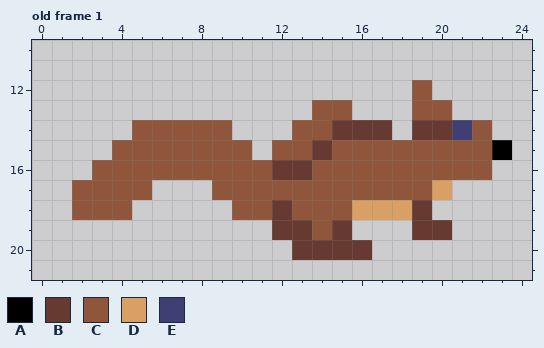
A pixel-art file gets an edit: resources/sprites/Squirrel-idle.aseprite. The picture above was drawn from the file before the commit.
32x32 pixels, 5 frames. Shown: old frame 1: x 0..24, y 10..21. The commit also changed other frames, which this record leaves out.
Palette (. is transparent): A #000000  B #663931  C #8f563b  D #d9a066  E #3f3f74
Pixels before, old frame 1, first column x 2:
12 .................C....
13 ............CC...CC...
14 ...CCCCC...CCBBB.BBEC.
15 ..CCCCCCC.CCBCCCCCCCCA
16 .CCCCCCCCCBBCCCCCCCCC.
17 CCCC...CCCCCCCCCCCD...
18 CCC.....CCBCCCDDDB....
19 ..........BBCB...BB...
20 ...........BBBB.......
Once edited:
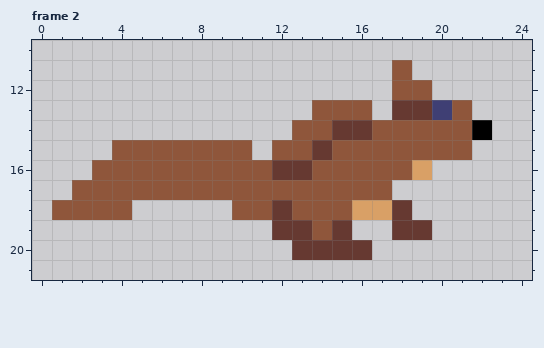
A new or re-ordered frame is compared with the old frame closest to it.
The exact change:
frames re-ordered
Frame 2 against old frame 1:
The edit turns colour C into colour A in row 14 at x 22.
There is now colour B in row 13 at x 18; in row 19 at x 18.
The edit turns colour C into colour B in row 13 at x 19.
The edit turns colour D into colour B in row 18 at x 18.
There is now colour C in rows 11 to 12 at x 18; in row 13 at x 16 and 21; in row 14 at x 18; in row 17 at x 6 to 8; in row 18 at x 1.
The edit turns colour B into colour C in row 14 at x 17 and 19 to 20.
The edit turns colour E into colour C in row 14 at x 21.
The edit turns colour C into colour D in row 16 at x 19.
The edit turns colour C into colour E in row 13 at x 20.
Colour A is gone in row 15 at x 23.
Colour B is gone in row 18 at x 19; in row 19 at x 20.
Colour C is gone in row 14 at x 5 to 9; in row 15 at x 22; in row 16 at x 20 to 22; in row 17 at x 18 to 19.
Colour D is gone in row 17 at x 20.
Where, in picture pixels (left, top, right, bottom), the same in both pictures:
changed: (352, 60, 512, 240)
changed: (52, 120, 232, 220)
